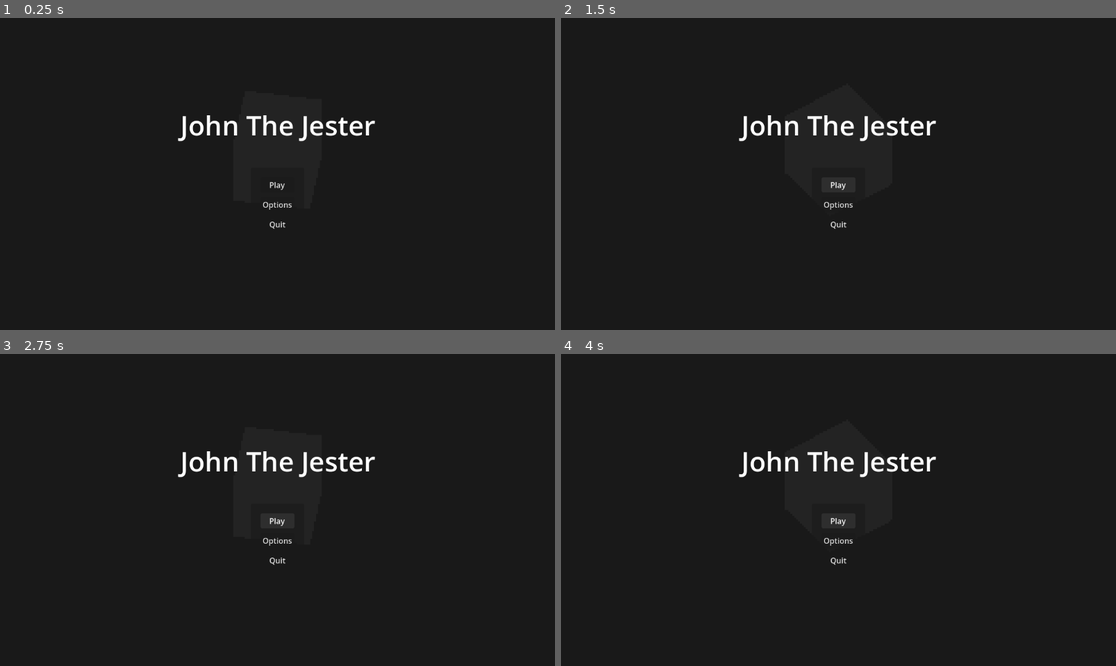
Above: before the commit, frames 1-4 (two rows, left to right).
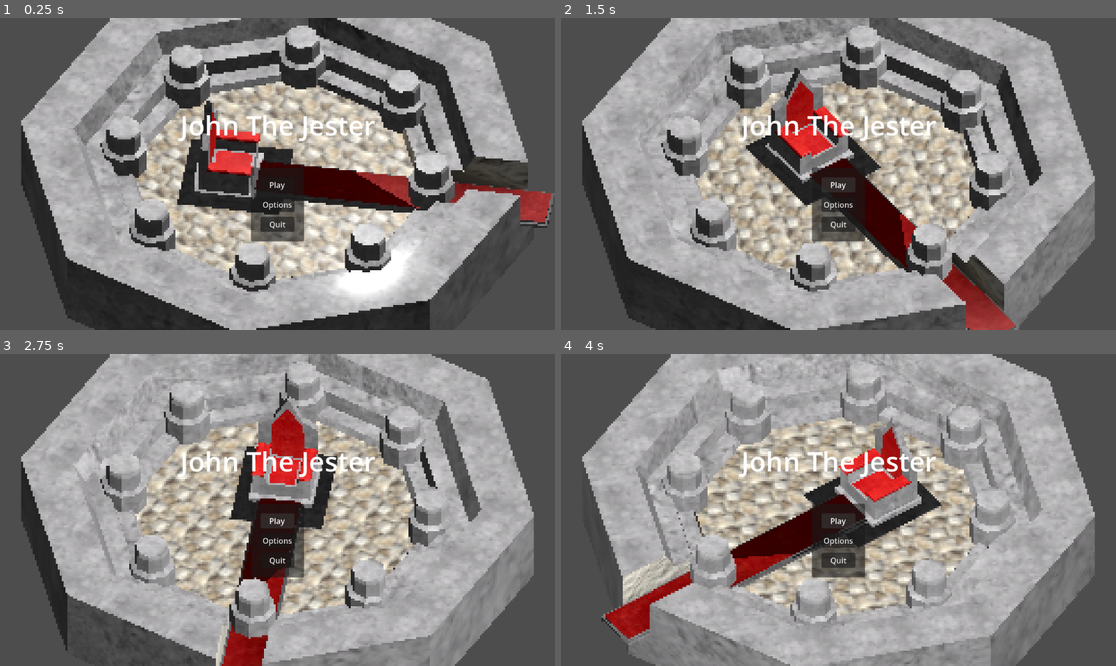
Above: after the commit, the same moments.

Repository: JammingDino/john-the-jester
Game: Godot game, scene res://Main.tscn
The game is run twice, just before and just after one commit, with the same random seed, the same clock (stepped at 60 frames per second) and the same inputs. The project has no main scene, so this scene is started directly.
Inputs:
- Up to frame 1 (0.25 s): no input
- Up to frame 2 (1.5 s): click "Play" at 0.5 s; click "Play" at 1.25 s
- Up to frame 3 (2.75 s): click "Play" at 2 s
- Up to frame 4 (4 s): no input

The runs differ from the first frame. In frame 1, 81% of the frame differs, in the area x 0-100%, y 0-100%; in frame 2, 87%; in frame 3, 94%; in frame 4, 97%.

Commit message:
added cought room

Diff:
--- a/Main.tscn
+++ b/Main.tscn
@@ -1,6 +1,7 @@
 [gd_scene format=3 uid="uid://cco50de3bis0y"]
 
 [ext_resource type="Shader" uid="uid://dmwbfp8gqbx21" path="res://Script/edge_detection.gdshader" id="1_glv2v"]
+[ext_resource type="PackedScene" uid="uid://cg2ljjbvr45r8" path="res://Assets/court room but better.glb" id="1_uu6xs"]
 
 [sub_resource type="StandardMaterial3D" id="StandardMaterial3D_rxg2q"]
 albedo_color = Color(0.42903125, 0.42903125, 0.42903125, 1)
@@ -8,6 +9,7 @@
 
 [sub_resource type="QuadMesh" id="QuadMesh_uu6xs"]
 flip_faces = true
+size = Vector2(3, 3)
 
 [sub_resource type="ShaderMaterial" id="ShaderMaterial_r0du0"]
 render_priority = 0
@@ -80,11 +82,17 @@
 stretch_shrink = 4
 
 [node name="SubViewport" type="SubViewport" parent="SubViewportContainer" unique_id=904494389]
+handle_input_locally = false
 size = Vector2i(288, 162)
+render_target_update_mode = 4
 
 [node name="Node3D" type="Node3D" parent="SubViewportContainer/SubViewport" unique_id=1880823944]
 
+[node name="court room but better" parent="SubViewportContainer/SubViewport/Node3D" unique_id=1669611352 instance=ExtResource("1_uu6xs")]
+transform = Transform3D(0.3, 0, 0, 0, 0.3, 0, 0, 0, 0.3, 0, 0, 0)
+
 [node name="CSGCombiner3D" type="CSGCombiner3D" parent="SubViewportContainer/SubViewport/Node3D" unique_id=1518387614]
+visible = false
 
 [node name="CSGBox3D" type="CSGBox3D" parent="SubViewportContainer/SubViewport/Node3D/CSGCombiner3D" unique_id=1351842656]
 transform = Transform3D(1, 0, 0, 0, 1, 0, 0, 0, 1, 0, 0.55, 0)
@@ -115,8 +123,6 @@
 
 [node name="DirectionalLight3D" type="DirectionalLight3D" parent="SubViewportContainer/SubViewport/Node3D" unique_id=1081048652]
 transform = Transform3D(-0.8660254, -0.43301278, 0.25, 0, 0.49999997, 0.86602545, -0.50000006, 0.75, -0.43301266, 0, 0, 0)
-light_energy = 0.0
-light_negative = true
 shadow_enabled = true
 directional_shadow_mode = 0
 
Binary file added: Assets/court room but better.glb
Not shown, added: Assets/court room but better.glb.import
Binary file added: Assets/court room but better_flolor rocks-1.png
Not shown, added: Assets/court room but better_flolor rocks-1.png.import
Binary file added: Assets/court room but better_red carpet.jpg
Not shown, added: Assets/court room but better_red carpet.jpg.import
Binary file added: Assets/court room but better_stone 2.png
Not shown, added: Assets/court room but better_stone 2.png.import
Not shown, added: .DS_Store
